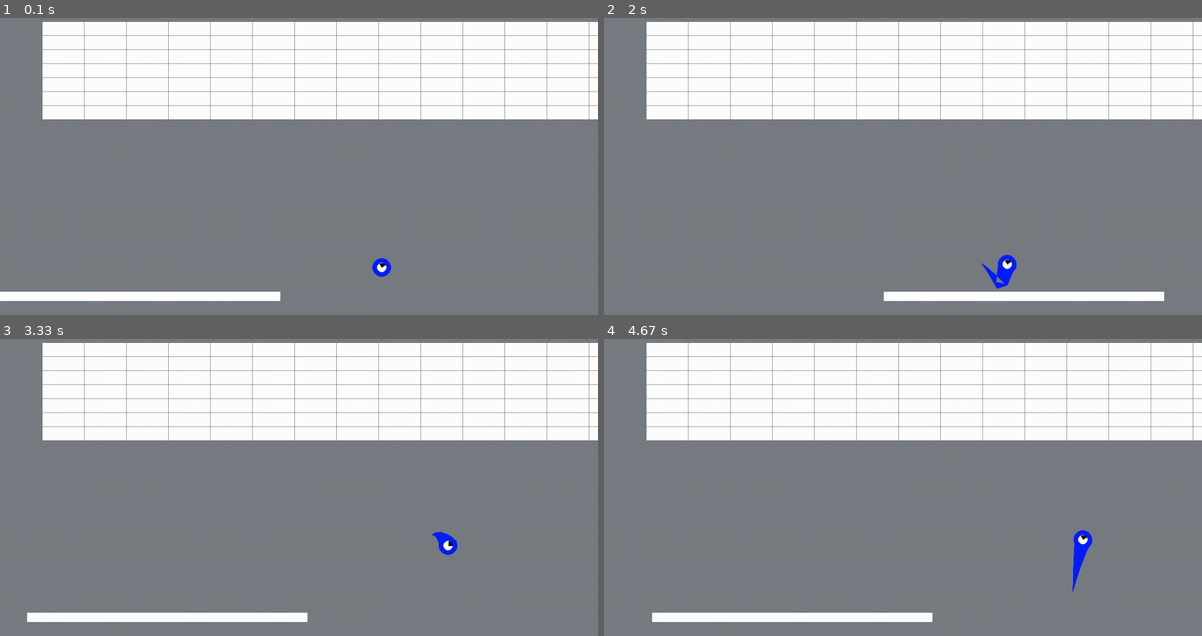
Above: before the commit, frames 1-4 (two rows, left to right).
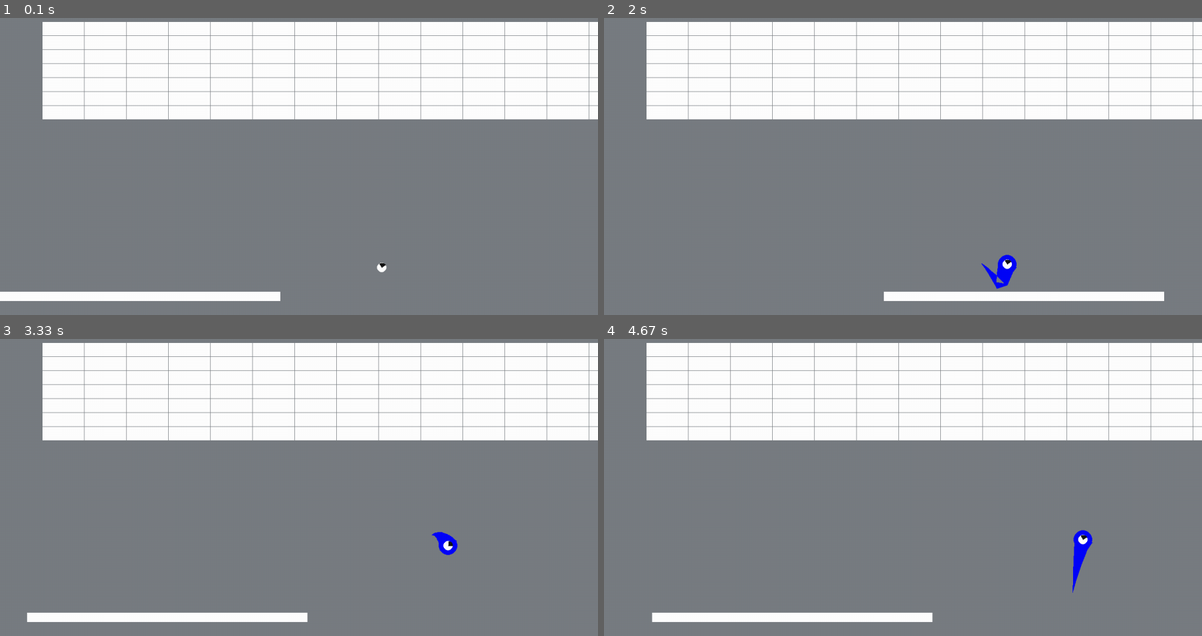
Above: after the commit, the same moments.

Repository: Alauan/Pygame
Game: pygame game, started from Breakout/main.py
Two runs of this game, one before a commit and one after it. Both use one fixed random seed, a clock stepped at 60 frames per second and the inputs below.
Inputs (mouse positions are in pixels of both pictures, inside the frame that each line leads up to):
- Up to frame 1 (0.1 s): no input
- Up to frame 2 (2 s): move the mouse to (879, 160) at 0.37 s; click (1124, 264) at 0.88 s; click (759, 80) at 1.22 s; click (885, 89) at 1.55 s; click (1022, 121) at 1.88 s
- Up to frame 3 (3.33 s): click (514, 442) at 2.22 s; click (125, 404) at 2.55 s; click (167, 410) at 2.88 s; click (167, 439) at 3.22 s
- Up to frame 4 (4.67 s): click (807, 359) at 3.55 s; click (938, 561) at 3.88 s; click (765, 582) at 4.22 s; click (789, 549) at 4.55 s

The runs differ from the first frame. In frame 1, 0.1% of the frame differs, in the area x 62-66%, y 80-88%; in frame 2, less than 0.1%; in frame 3, 0.1%; in frame 4, 0.2%, in the area x 78-82%, y 64-85%.

Commit message:
breakout -> added new colors to tail and toc.wav

Diff:
--- a/Breakout/main.py
+++ b/Breakout/main.py
@@ -10,6 +10,11 @@
 pg.init()
 Clock = pg.time.Clock()
 screen = pg.display.set_mode((0, 0), pg.FULLSCREEN)
+pg.mixer.pre_init()
+
+
+class Sound:
+    toc = pg.mixer.Sound('toc.wav')
 
 
 class Const:
@@ -234,12 +239,14 @@
         """ a hit with spin """
         if side:
             self.update_tail()
+            Sound.toc.play()
 
         if not 0 <= spin_grip <= 1 or not 0 <= move_grip <= 1:
             raise ValueError("grip must be between 0 and 1")
 
         ini_ec_y = self._ec_y
         ini_ec_x = self._ec_x
+
         if side == Const.RIGHT:
             self.vel_y = copysign(sqrt(self._ec_rot * 2 / self.mass), self.spin) * move_grip + self.vel_y * (1 - move_grip)
             self.vel_x = self.vel_x * -1 - copysign(bump, self.vel_x)
@@ -254,6 +261,8 @@
             self.spin = copysign(sqrt(ini_ec_x * 2 / self._i) * spin_grip, self.vel_x) + self.spin * (1 - spin_grip)
         elif side == Const.BOTTOM:
             vel_rel = self.vel_x - plat_vel
+            vel_rel = 80 if vel_rel > 80 else vel_rel
+            vel_rel = -80 if vel_rel < -80 else vel_rel
             self.vel_x = -(copysign(sqrt(self._ec_rot * 2 / self.mass), self.spin) - plat_vel) * move_grip + self.vel_x * (1 - move_grip)
             self.vel_y = self.vel_y * -1 - copysign(bump, self.vel_y)
             self.spin = -copysign(sqrt(self.mass * vel_rel ** 2 * 2 / self._i) * spin_grip, vel_rel) + self.spin * (1 - spin_grip)
@@ -284,12 +293,15 @@
 
     def draw(self):
         # tail
-        r = abs(self.spin) * 40
-        r = 255 if r > 255 else r
-        b = abs(255 - abs(self.spin) * 40)
-        b = 255 if b > 255 else b
-        tail_color = (r, 30, b)
-
+        base = abs(self.spin) * 60
+        b = 255 - base
+        b = 0 if b < 0 else b
+        g = base if base <= 255 else 510 - base
+        g = 0 if g < 0 else g
+        r = base - 255 if base > 255 else 0
+        r = 255 if base > 510 else r
+
+        tail_color = (r, g, b)
         self.contador += 1
         if not self.contador % 3:
             self.contador = 0
@@ -303,8 +315,7 @@
                                                 sin(angle - pi / 2) * self._radius * self.overhang + pos[1])
 
             pg.draw.polygon(self._surface, tail_color, self.tail_points)
-
-        pg.draw.circle(self._surface, tail_color, self.pos, self._radius * self.overhang)
+            pg.draw.circle(self._surface, tail_color, self.pos, self._radius * self.overhang)
 
         # ball
         pg.draw.circle(self._surface, self._color, self.pos, self._radius)
@@ -365,8 +376,9 @@
                 # tile collide
                 side, y, x = ball.collidemap(tiles, Const.TILEWIDTH, Const.TILEHEIGHT)
                 if side:
-                    if abs(ball.spin) > 0.3:
-                        ball.spin -= copysign(0.2, ball.spin)
+                    if abs(ball.spin) > 0.4:
+                        ball.spin -= copysign(0.3, ball.spin)
+                        Sound.toc.play()
                     else:
                         ball.spin_hit(side)
                     tiles[y][x] = None
